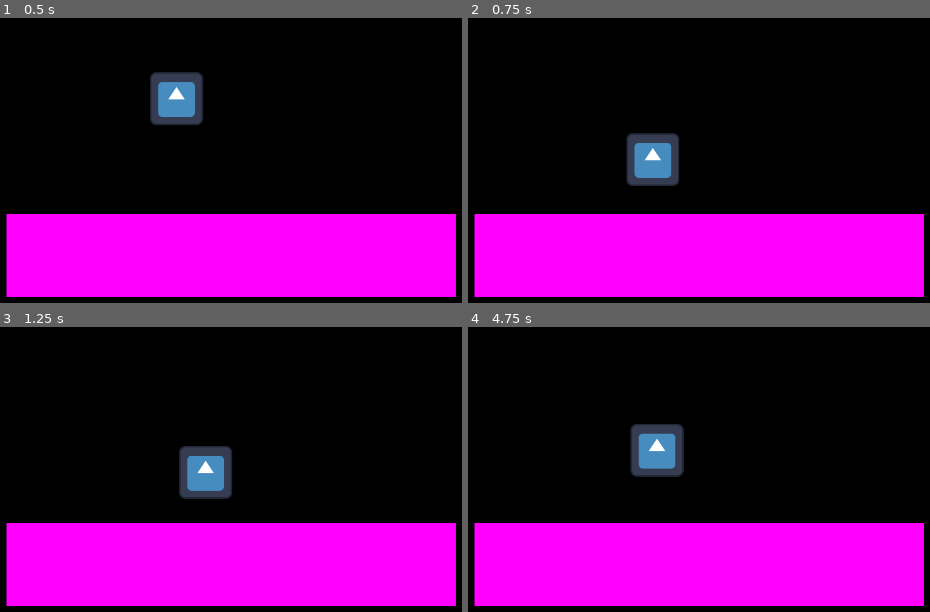
Above: before the commit, frames 1-4 (two rows, left to right).
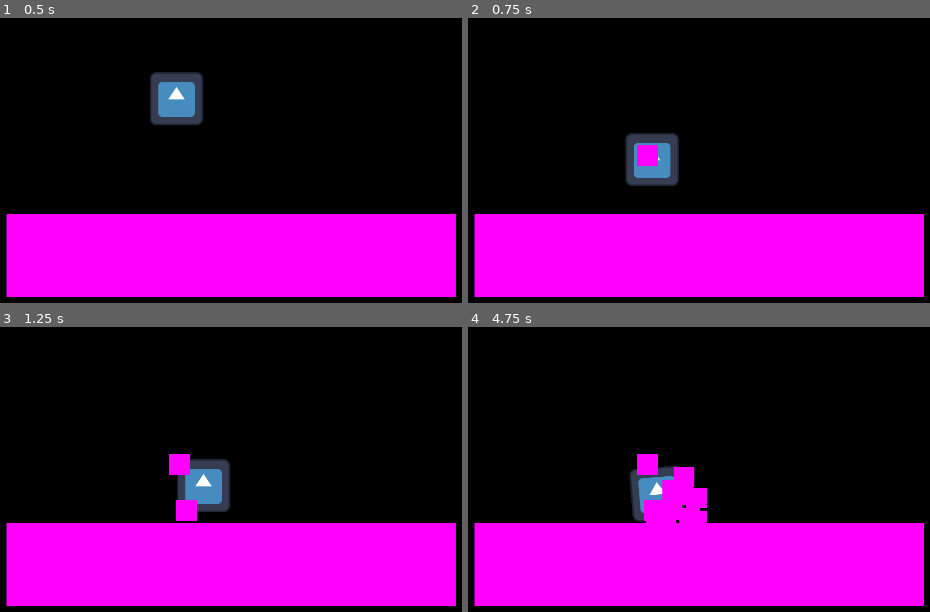
Above: after the commit, the same moments.

Repository: adudewithapc/piktiv-autumn-game-jam-2024
Game: Godot game, scene res://Scenes/Personal/Axel.tscn
The game is run twice, just before and just after one commit, with the same random seed, the same clock (stepped at 60 frames per second) and the same inputs. The engine's default icon, where the game draws it, is replaced by a stand-in: a white triangle on a blue panel in a dark square.
Inputs:
- Up to frame 1 (0.5 s): no input
- Up to frame 2 (0.75 s): hold Right (first_move_right) from 0.53 s (still down); tap Space (jump) at 0.6 s
- Up to frame 3 (1.25 s): keep holding Right (first_move_right); tap Space (jump) at 0.77, 1.07 s
- Up to frame 4 (4.75 s): release Right (first_move_right) at 1.28 s; hold Left (first_move_left) 1.28-2.03 s; tap Space (jump) at 1.35, 1.52, 1.82, 2.1, 2.85, 3.02, 3.32, 3.6, 3.77, 4.07, 4.35, 4.52 s; hold Right (first_move_right) 2.03-3.53 s; hold Left (first_move_left) from 3.53 s (still down)

Frame 1 is identical in both runs. In frame 2, 0.5% of the frame differs, in the area x 33-46%, y 40-59%; in frame 3, 2.3%; in frame 4, 4.7%, in the area x 34-52%, y 34-69%.

Commit message:
Fixed gravity when moving horizontally

Diff:
--- /dev/null
+++ b/Scenes/Personal/PurpleSquare.tscn
@@ -0,0 +1,7 @@
+[gd_scene load_steps=2 format=3 uid="uid://bpl2w4qovgfdf"]
+
+[sub_resource type="PlaceholderTexture2D" id="PlaceholderTexture2D_wyklm"]
+size = Vector2(50, 50)
+
+[node name="Sprite2D" type="Sprite2D"]
+texture = SubResource("PlaceholderTexture2D_wyklm")
--- a/Scenes/Player.tscn
+++ b/Scenes/Player.tscn
@@ -1,8 +1,8 @@
 [gd_scene load_steps=5 format=3 uid="uid://c6yfd8r1lchfw"]
 
 [ext_resource type="Texture2D" uid="uid://cdhi1x84a0e68" path="res://icon.svg" id="1_5nmld"]
-[ext_resource type="Script" path="res://Scripts/PlayerMove.gd" id="1_17dx8"]
-[ext_resource type="Script" path="res://Scripts/PlayerJump.gd" id="1_fyyni"]
+[ext_resource type="Script" path="res://Scripts/Player.gd" id="1_fyyni"]
+[ext_resource type="PackedScene" uid="uid://bpl2w4qovgfdf" path="res://Scenes/Personal/PurpleSquare.tscn" id="2_s7wcr"]
 
 [sub_resource type="RectangleShape2D" id="RectangleShape2D_sohp8"]
 size = Vector2(128, 128)
@@ -12,14 +12,14 @@
 freeze_mode = 1
 script = ExtResource("1_fyyni")
 jump_height = 500.0
+down_spawn_offset = 65.0
+item = ExtResource("2_s7wcr")
 
 [node name="CollisionShape2D" type="CollisionShape2D" parent="."]
 shape = SubResource("RectangleShape2D_sohp8")
 
 [node name="Sprite" type="Sprite2D" parent="."]
 texture = ExtResource("1_5nmld")
-script = ExtResource("1_17dx8")
-speed = 100.0
 
 [node name="GroundRaycast" type="RayCast2D" parent="."]
 target_position = Vector2(0, 65)
--- /dev/null
+++ b/Scripts/Player.gd
@@ -0,0 +1,36 @@
+extends RigidBody2D
+
+@export var jump_height : float = 1
+@export var down_spawn_offset : float
+@export var item : PackedScene
+
+@onready var ground_raycast := $GroundRaycast
+
+var horizontal_velocity := 0.0
+
+func _process(delta: float) -> void:
+	if Input.is_action_just_pressed("jump"):
+		if is_on_ground():
+			jump()
+		else:
+			spawn_item()
+
+	update_horizontal_velocity()
+
+func _physics_process(delta: float) -> void:
+	move_and_collide(Vector2.RIGHT * horizontal_velocity * 100 * delta)
+	pass
+
+func jump():
+	apply_impulse(Vector2.UP * jump_height)
+
+func spawn_item():
+	var new_item := item.instantiate(PackedScene.GEN_EDIT_STATE_INSTANCE)
+	new_item.global_position = global_position + Vector2.DOWN * down_spawn_offset
+	get_tree().root.add_child(new_item)
+
+func is_on_ground() -> bool:
+	return ground_raycast.is_colliding()
+
+func update_horizontal_velocity():
+	horizontal_velocity = Input.get_axis("first_move_left", "first_move_right")
--- a/Scripts/PlayerJump.gd
+++ /dev/null
@@ -1,9 +0,0 @@
-extends RigidBody2D
-
-@export var jump_height : float = 1
-
-@onready var ground_raycast := $GroundRaycast
-
-func _process(delta: float) -> void:
-	if Input.is_action_just_pressed("jump") and ground_raycast.is_colliding():
-		apply_impulse(Vector2.UP * jump_height)
--- a/Scripts/PlayerMove.gd
+++ /dev/null
@@ -1,16 +0,0 @@
-extends Sprite2D
-
-@export var speed : float = 1
-
-func _process(delta: float) -> void:
-	update_velocity(delta)
-
-func update_velocity(delta: float):
-	var velocity := Vector2.ZERO
-
-	if Input.is_action_pressed("first_move_left"):
-		velocity.x -= speed
-	if Input.is_action_pressed("first_move_right"):
-		velocity.x += speed
-
-	position += velocity * delta
